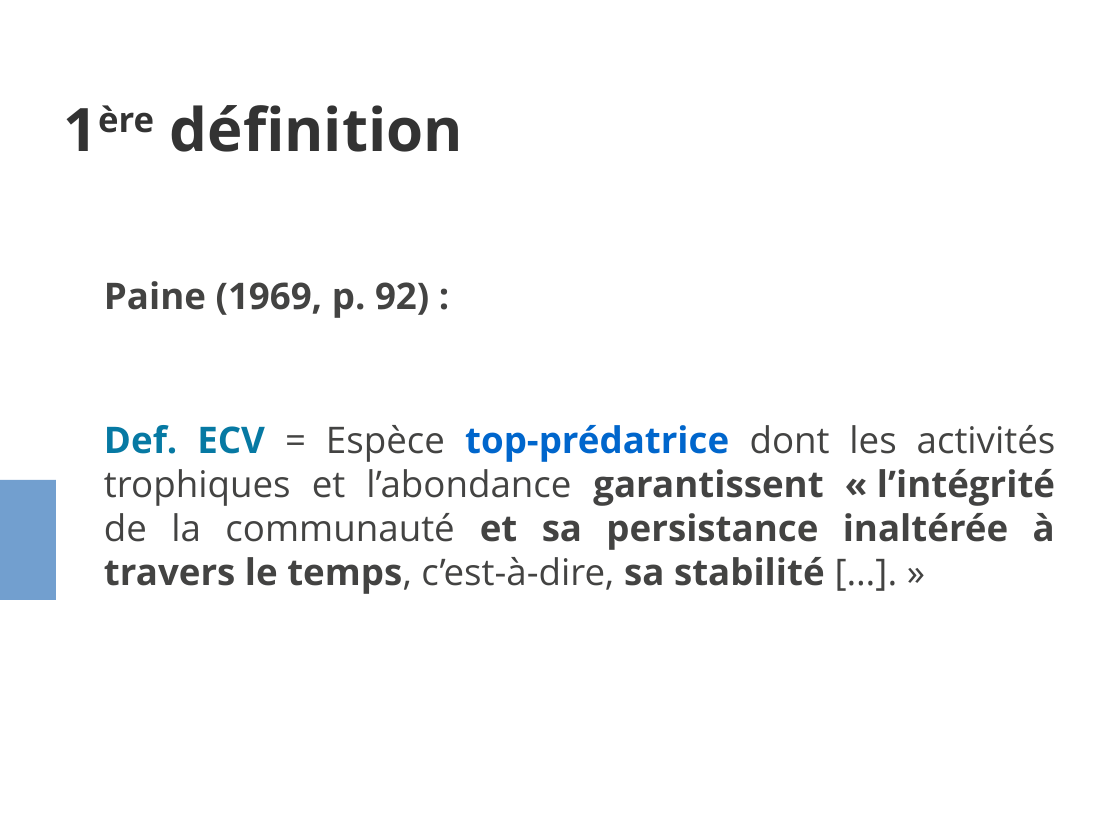
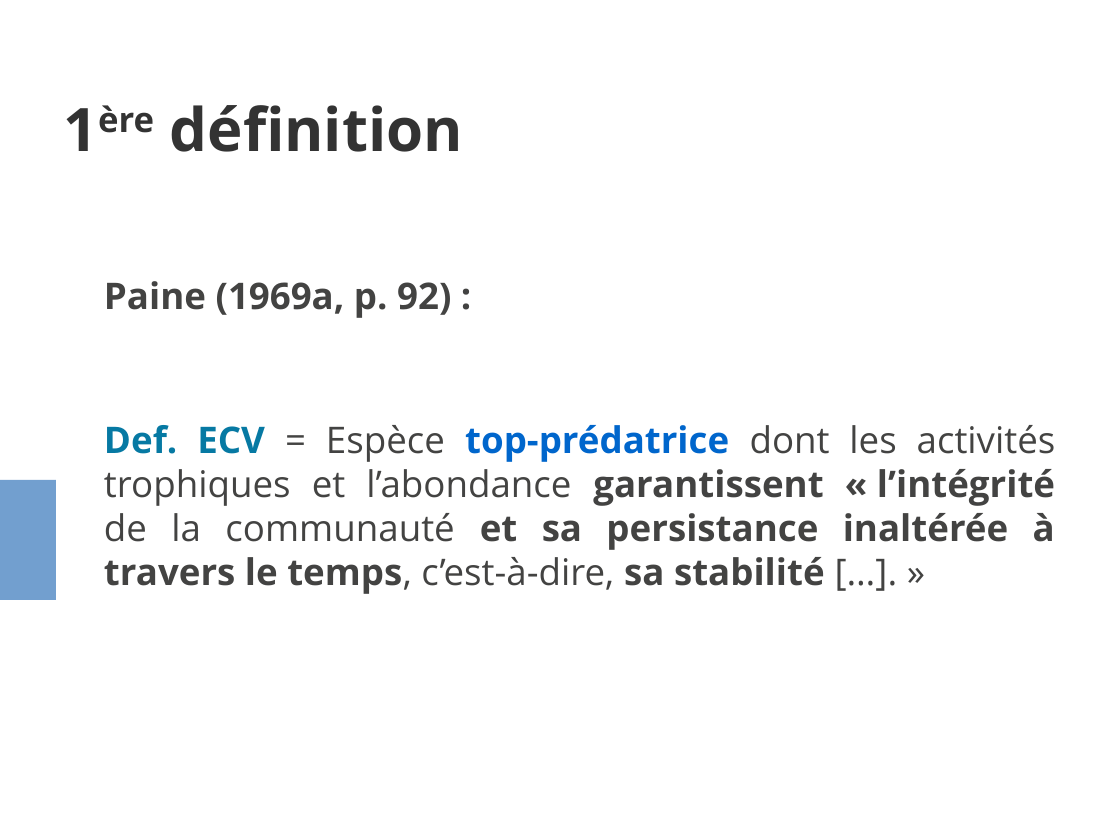
Before and after one commit to evadelmas/keystone_concept, a slide deck: slide 4 of presentation_LEIPS.odp. Drawn at 1120x840 pixels with LibreOffice and Linux fonts; fonts in the diff are those of the drawing. Boxes give left, top, right and bottom in pixels: in the first picture for what was removed or moved away, otherwise in the second. Text is boxed around its words. In the diff, an @@ line names an element or a change of style, - is before the commit and + after.

```diff
--- a/presentation_LEIPS.odp
+++ b/presentation_LEIPS.odp
@@ text at bbox=[104, 281, 451, 318]: text changed @@
-Paine (1969, p. 92) :
+Paine (1969a, p. 92) :
```
Also in this commit, not shown: 3 other slides changed.
